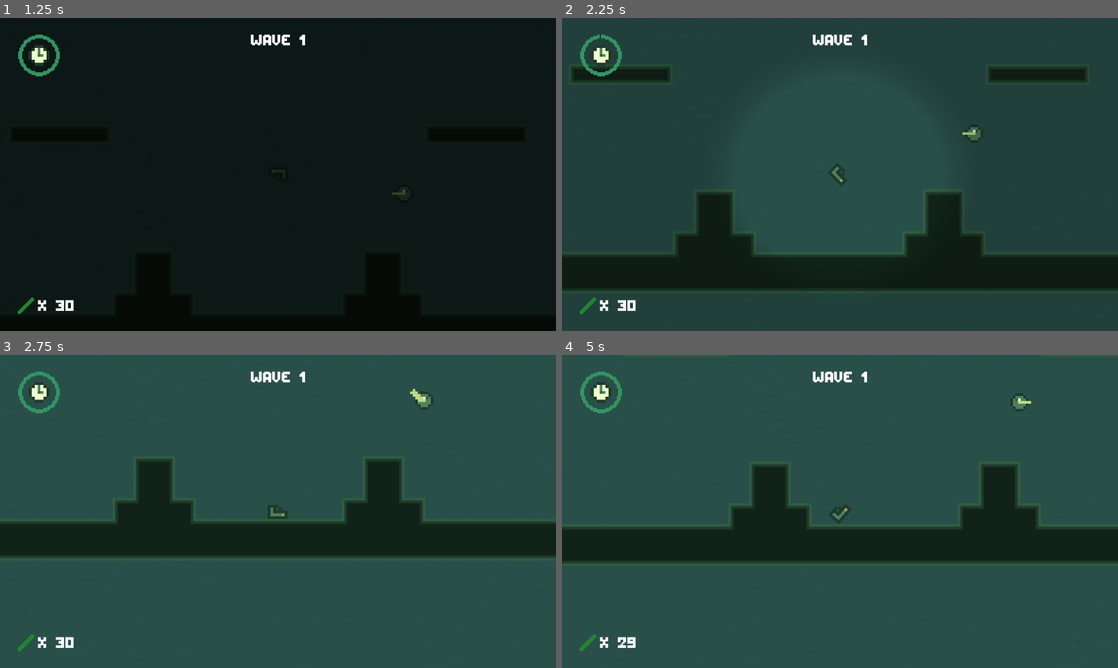
Above: before the commit, frames 1-4 (two rows, left to right).
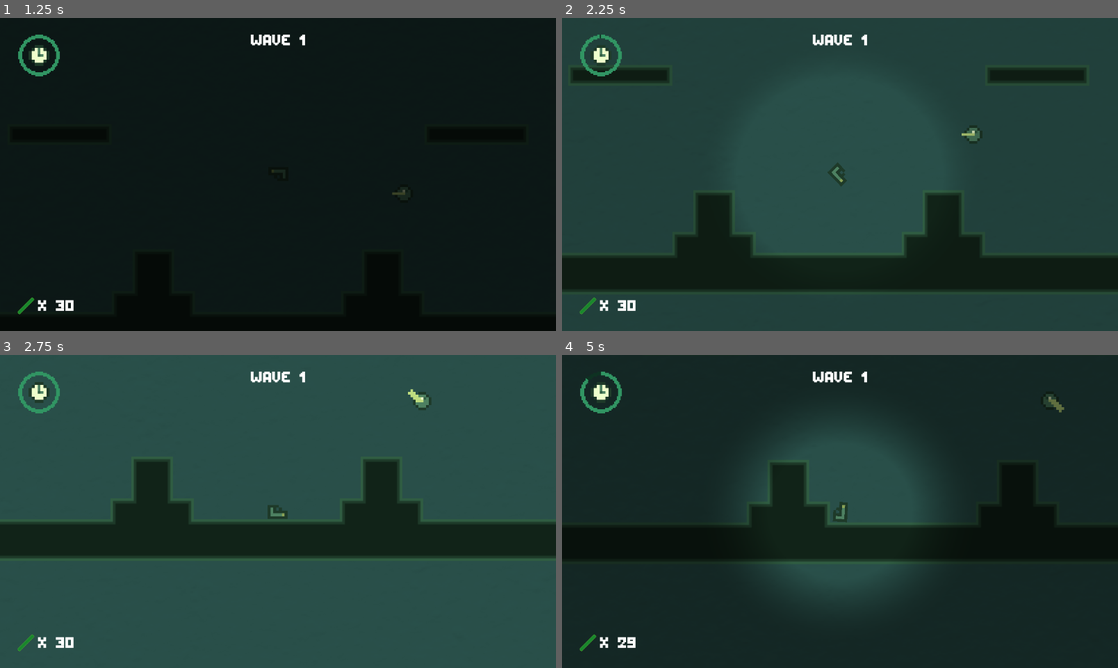
Above: after the commit, the same moments.

Repository: 20akshay00/GMTK2023
Game: Godot game, scene res://menu.tscn
Same seed, same stepped clock (60 frames per second), same inputs: the game is played once before the commit and once after it.
Inputs:
- Up to frame 1 (1.25 s): click "Play" at 0.5 s
- Up to frame 2 (2.25 s): hold A (rotate_ccw) 1.28-2.03 s; tap W (hop) at 1.52 s; tap D (rotate_cw) at 2.1 s
- Up to frame 3 (2.75 s): tap W (hop) at 2.27 s
- Up to frame 4 (5 s): tap S (shoot) at 2.85 s; tap A (rotate_ccw) at 3.6 s; tap W (hop) at 3.77, 4.52 s; hold D (rotate_cw) from 4.28 s (still down)

Frame 1 is identical in both runs. In frame 2, less than 0.1% of the frame differs, in the area x 48-76%, y 34-52%; in frame 3, 0.4%; in frame 4, 74%, in the area x 0-100%, y 0-100%.

Commit message:
smoothen gun collision shape

Diff:
--- a/gun.tscn
+++ b/gun.tscn
@@ -1,10 +1,17 @@
-[gd_scene load_steps=6 format=3 uid="uid://ccgt7cs60865p"]
+[gd_scene load_steps=8 format=3 uid="uid://ccgt7cs60865p"]
 
 [ext_resource type="Script" path="res://gun.gd" id="1_bo3j0"]
 [ext_resource type="Texture2D" uid="uid://b5vlq1m0ayqii" path="res://Art/gun_sprite.png" id="2_io4ov"]
 [ext_resource type="PackedScene" uid="uid://bn0dj4efotgc5" path="res://bullet.tscn" id="3_08tko"]
 [ext_resource type="AudioStream" uid="uid://bsdvwhx21bwsx" path="res://Sounds/shoot.wav" id="4_6nua3"]
 [ext_resource type="AudioStream" uid="uid://c3p230trfeunm" path="res://Sounds/hit.wav" id="5_0etrk"]
+
+[sub_resource type="CapsuleShape2D" id="CapsuleShape2D_vdlxt"]
+height = 46.0
+
+[sub_resource type="CapsuleShape2D" id="CapsuleShape2D_21sxy"]
+radius = 14.0
+height = 34.0
 
 [node name="Gun" type="RigidBody2D"]
 max_contacts_reported = 3
@@ -22,11 +29,6 @@
 position = Vector2(-26, -7)
 scale = Vector2(1.04424, 1)
 
-[node name="CollisionPolygon2D" type="CollisionPolygon2D" parent="."]
-position = Vector2(1, 0)
-scale = Vector2(0.450933, 0.450933)
-polygon = PackedVector2Array(-50, -38, 51.0054, -37.6996, 51, 35, -7, 35, -7, 21, -21, 21, -21, 5, -50, 5)
-
 [node name="ShootTimer" type="Timer" parent="."]
 wait_time = 0.1
 one_shot = true
@@ -43,6 +45,18 @@
 [node name="SlowMotionCooldown" type="Timer" parent="."]
 one_shot = true
 
+[node name="CollisionShape2D" type="CollisionShape2D" parent="."]
+position = Vector2(1, -8)
+rotation = 1.5708
+shape = SubResource("CapsuleShape2D_vdlxt")
+
+[node name="CollisionShape2D2" type="CollisionShape2D" parent="."]
+position = Vector2(10, -1)
+shape = SubResource("CapsuleShape2D_21sxy")
+
+[node name="CollisionPolygon2D" type="CollisionPolygon2D" parent="."]
+polygon = PackedVector2Array(-22, -14, -21, -16, -19, -17, -12, -17, -9, -17, 20, -17, 23, -16, 24, -12, 24, 13, 23, 15, 21.6231, 15, 19, 15, 13, 15, 1, 15, -1, 14, -2, 10, -4, 8, -7, 8, -9, 6, -9, 4, -11, 2, -13, 2, -18, 2, -21, 1, -22, -2)
+
 [connection signal="body_entered" from="." to="." method="_on_body_entered"]
 [connection signal="body_exited" from="." to="." method="_on_body_exited"]
 [connection signal="timeout" from="ShootTimer" to="." method="_on_shoot_timer_timeout"]
